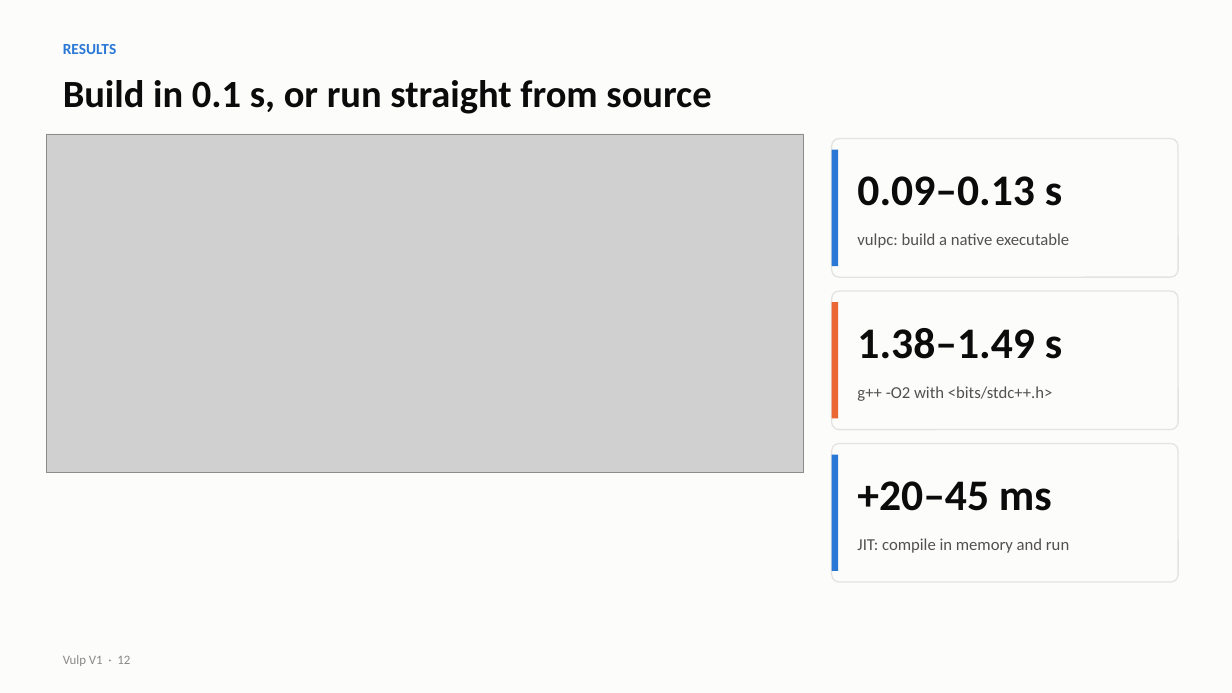
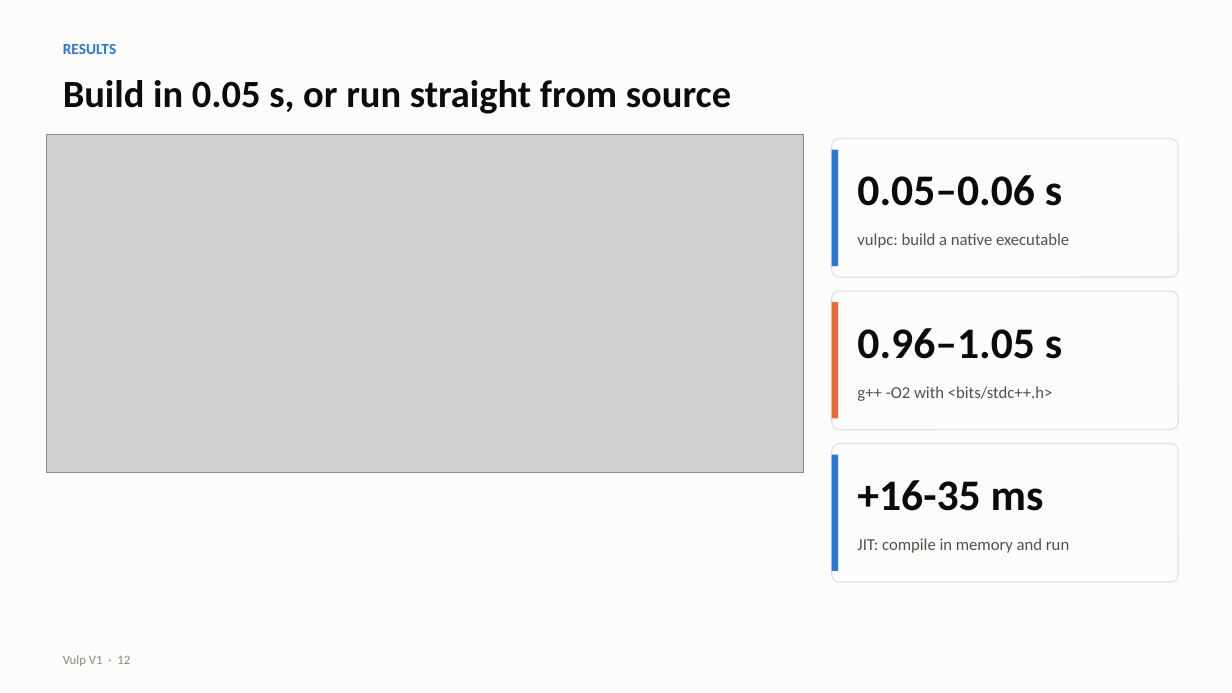
Before and after one commit to vulp-lang/vulp, a slide deck: slide 12 of docs/presentation/vulp_v1.pptx. Drawn at 1232x693 pixels with LibreOffice and Linux fonts; fonts in the diff are those of the drawing; grey boxes stand for pictures. Boxes give left, top, right and bottom in pixels: in the first picture for what was removed or moved away, otherwise in the second. Text is boxed around its words. In the diff, an @@ line names an element or a change of style, - is before the commit and + after.

```diff
--- a/docs/presentation/vulp_v1.pptx
+++ b/docs/presentation/vulp_v1.pptx
@@ text at (63, 80, 731, 114): text changed @@
-Build in 0.1 s, or run straight from source
+Build in 0.05 s, or run straight from source
@@ text at (857, 175, 1062, 206): text changed @@
-0.09–0.13 s
+0.05–0.06 s
@@ text at (857, 328, 1062, 359): text changed @@
-1.38–1.49 s
+0.96–1.05 s
@@ text at (857, 480, 1044, 511): text changed @@
-+20–45 ms
++16-35 ms
```
Also in this commit, not shown: 6 other slides changed, 1 slide added, 1 slide removed.
